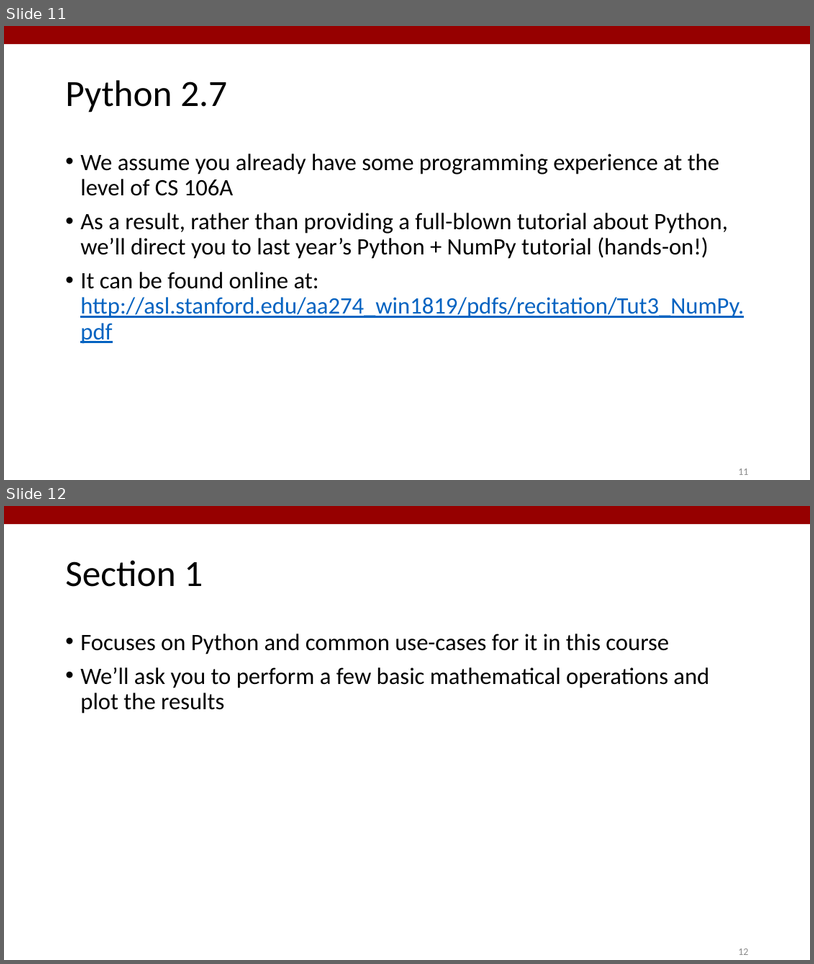
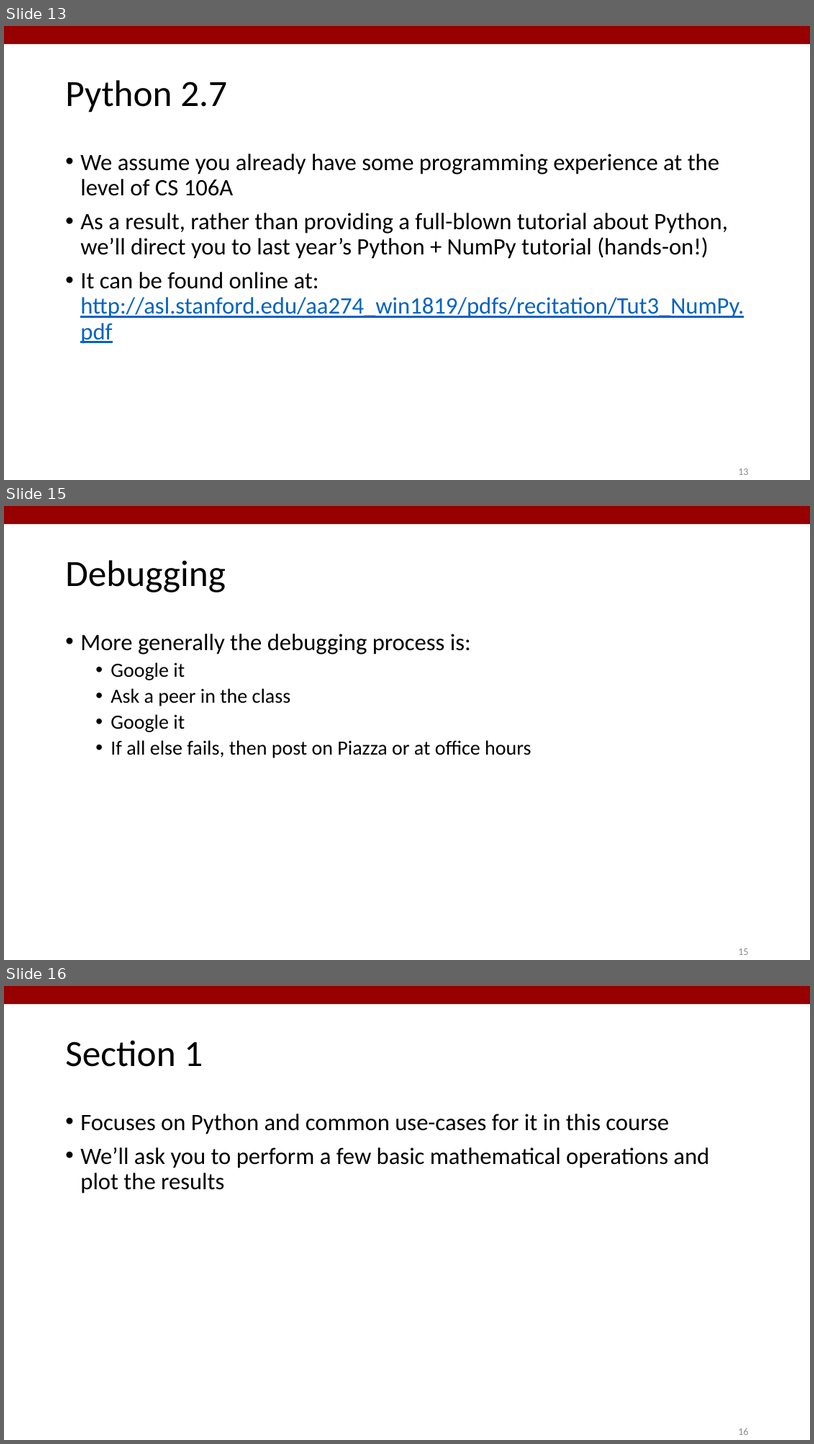
Before and after one commit to StanfordASL/AA274_SECTION, a slide deck: s1/slides/s1.pptx. Shown one above the other, each under a label of ours: slides 11 and 12 before the commit, slides 13, 15 and 16 after it; the slides between them are not shown. The pictures are 814x964 and 814x1444 pixels, drawn with LibreOffice and Linux fonts; fonts in the diff are those of the drawing. Boxes give left, top, right and bottom in pixels: in the first picture for what was removed or moved away, otherwise in the second. Text is boxed around its words. In the diff, an @@ line names an element or a change of style, - is before the commit and + after.

```diff
--- a/s1/slides/s1.pptx
+++ b/s1/slides/s1.pptx
@@ slide 15 added at box(4, 506, 810, 960), background #FFFFFF; not listed: 1 template element that a slide beside it also shows @@
@@ title added at box(65, 560, 226, 592), 44 pt, text #000000 @@
+Debugging
@@ text added at box(80, 633, 531, 758), 24 pt, text #000000 @@
+• More generally the debugging process is:
+  • Google it
+  • Ask a peer in the class
+  • Google it
+  • If all else fails, then post on Piazza or at office hours
@@ page number added at box(738, 948, 748, 955), 12 pt, text #8C8C8C @@
+15
@@ what was slide 11 is now slide 13 @@
@@ page number at box(738, 468, 748, 475): text changed @@
-11
+13
@@ what was slide 12 is now slide 16 @@
@@ page number at box(738, 1428, 748, 1435): text changed @@
-12
+16
```
Also in this commit, not shown: 3 slides changed, 3 other slides added, 13 other files.
